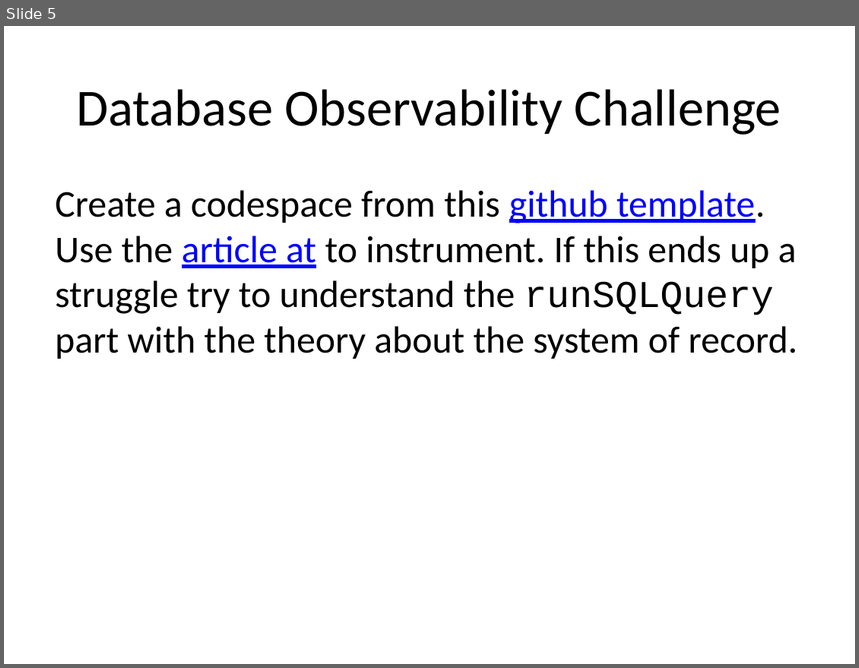
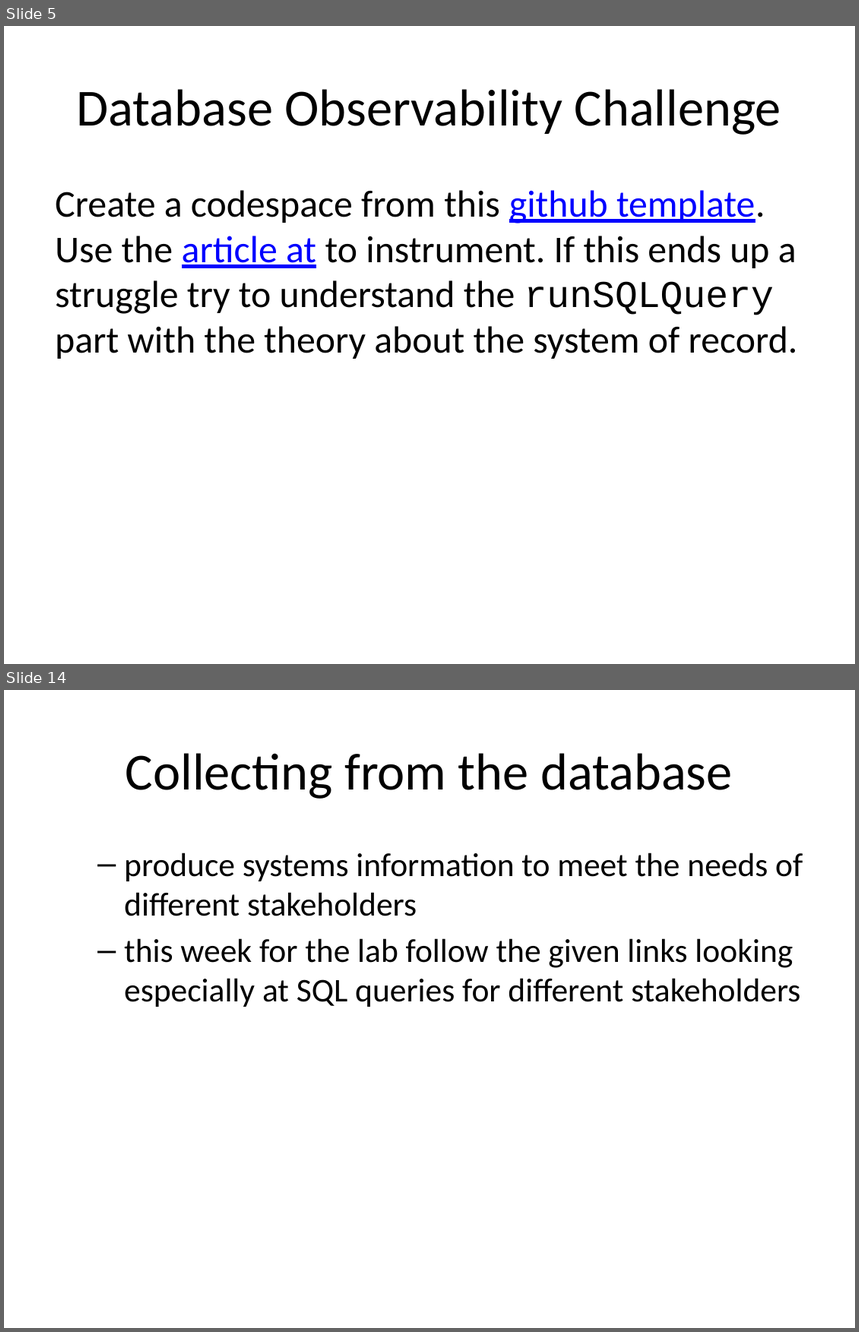
Before and after one commit to rhildred/INFO8985, a slide deck: database_collecting/slides.pptx. Shown one above the other, each under a label of ours: slide 5 before the commit, slides 5 and 14 after it; the slides between them are not shown. The pictures are 859x668 and 859x1332 pixels, drawn with LibreOffice and Linux fonts; fonts in the diff are those of the drawing. Boxes give left, top, right and bottom in pixels: in the first picture for what was removed or moved away, otherwise in the second. Text is boxed around its words. In the diff, an @@ line names an element or a change of style, - is before the commit and + after.

```diff
--- a/database_collecting/slides.pptx
+++ b/database_collecting/slides.pptx
@@ slide 14 added at (4, 690, 855, 1328), background #FFFFFF @@
@@ title added at (126, 753, 732, 799), 44 pt, text #000000 @@
+Collecting from the database
@@ text added at (124, 853, 803, 1007), 28 pt, text #000000 @@
+  – produce systems information to meet the needs of different stakeholders
+  – this week for the lab follow the given links looking especially at SQL queries for different stakeholders
```
Also in this commit, not shown: 8 other slides added, 18 other files.
